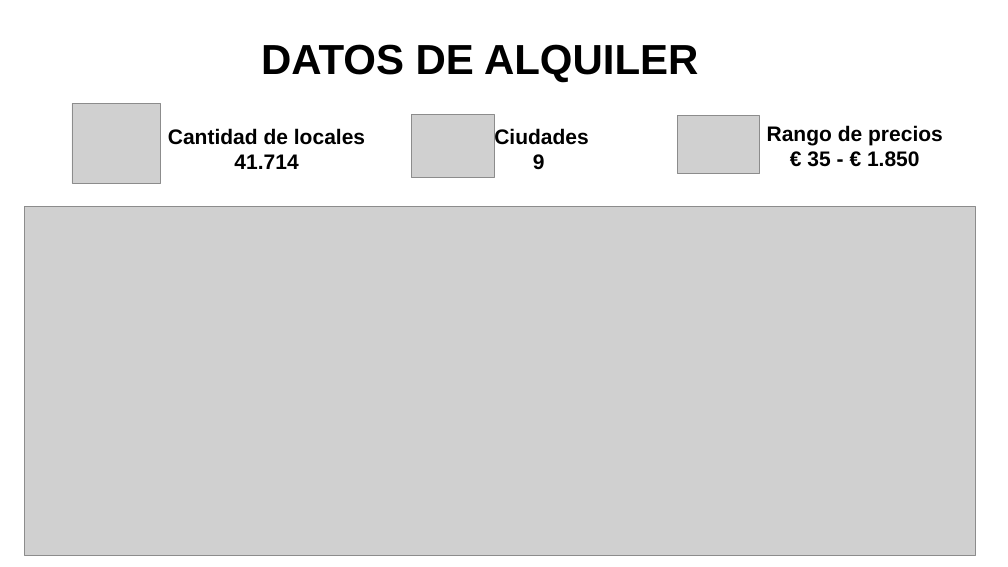
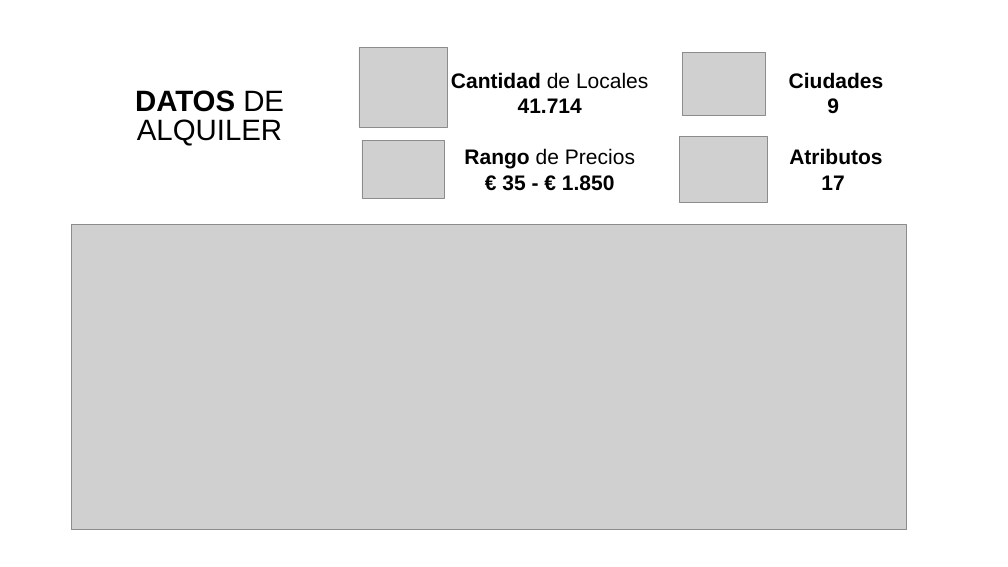
Before and after one commit to tekluis/CoderHouse, a slide deck: slide 6 of 11-PRESENTACION_TEK.pptx (slide 5 before the commit). Drawn at 1008x567 pixels with LibreOffice and Linux fonts; fonts in the diff are those of the drawing; grey boxes stand for pictures. Boxes give left, top, right and bottom in pixels: in the first picture for what was removed or moved away, otherwise in the second. Text is boxed around its words. In the diff, an @@ line names an element or a change of style, - is before the commit and + after.

```diff
--- a/11-PRESENTACION_TEK.pptx
+++ b/11-PRESENTACION_TEK.pptx
@@ picture moved from (x1=72, y1=104, x2=160, y2=184) to (x1=359, y1=48, x2=448, y2=128) @@
@@ picture moved from (x1=411, y1=114, x2=495, y2=178) to (x1=682, y1=52, x2=765, y2=116) @@
@@ text "DATOS DE ALQUILER" moved from (x1=261, y1=44, x2=698, y2=83) to (x1=135, y1=90, x2=284, y2=146) @@
@@ text "DATOS DE ALQUILER" at (x1=135, y1=90, x2=284, y2=146): size 40 to 28 pt; bold off in "DE ALQUILER" @@
@@ text "Cantidad de Locales" moved from (x1=168, y1=128, x2=365, y2=169) to (x1=451, y1=72, x2=648, y2=113) @@
@@ text at (x1=451, y1=72, x2=648, y2=89): text changed; bold off @@
-Cantidad de locales
+Cantidad de Locales
@@ text "Ciudades" moved from (x1=494, y1=127, x2=589, y2=169) to (x1=789, y1=72, x2=884, y2=113) @@
@@ picture moved from (x1=678, y1=116, x2=760, y2=174) to (x1=362, y1=140, x2=445, y2=198) @@
@@ text "Rango de Precios" moved from (x1=767, y1=125, x2=943, y2=167) to (x1=464, y1=148, x2=635, y2=191) @@
@@ text at (x1=464, y1=148, x2=635, y2=169): text changed; bold off @@
-Rango de precios
+Rango de Precios
@@ picture added at (x1=679, y1=136, x2=768, y2=203) @@
@@ text added at (x1=789, y1=148, x2=882, y2=190), 20 pt, text #000000, bold @@
+Atributos
+17
@@ picture resized from (x1=25, y1=206, x2=976, y2=556) to (x1=71, y1=225, x2=907, y2=530) @@
```
Also in this commit, not shown: 7 other slides changed, 2 slides added, 1 slide removed, 1 other file.
